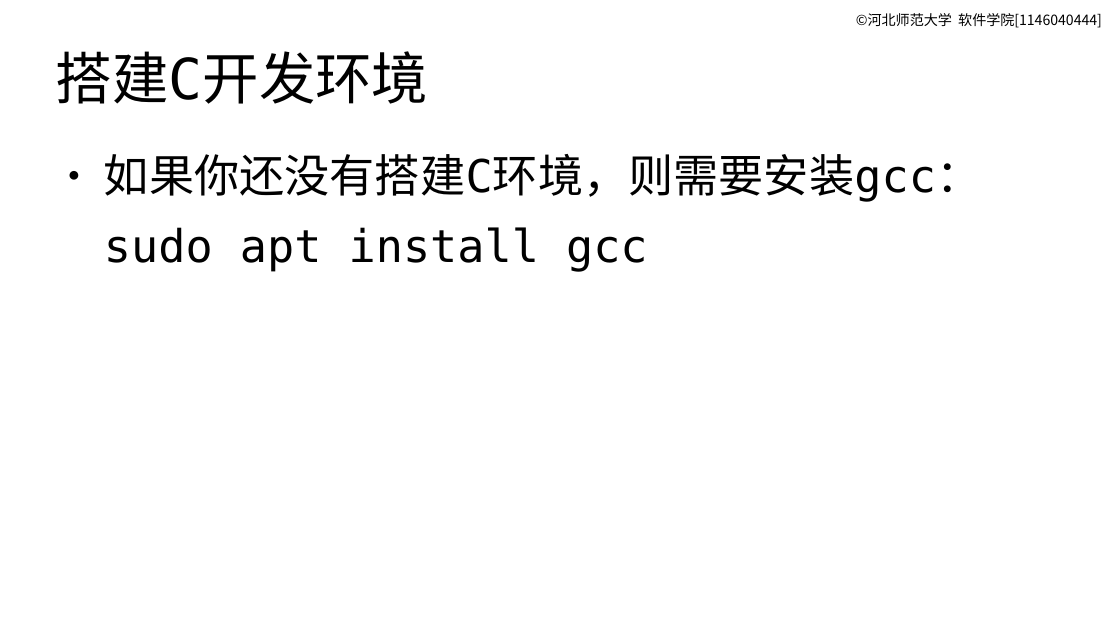
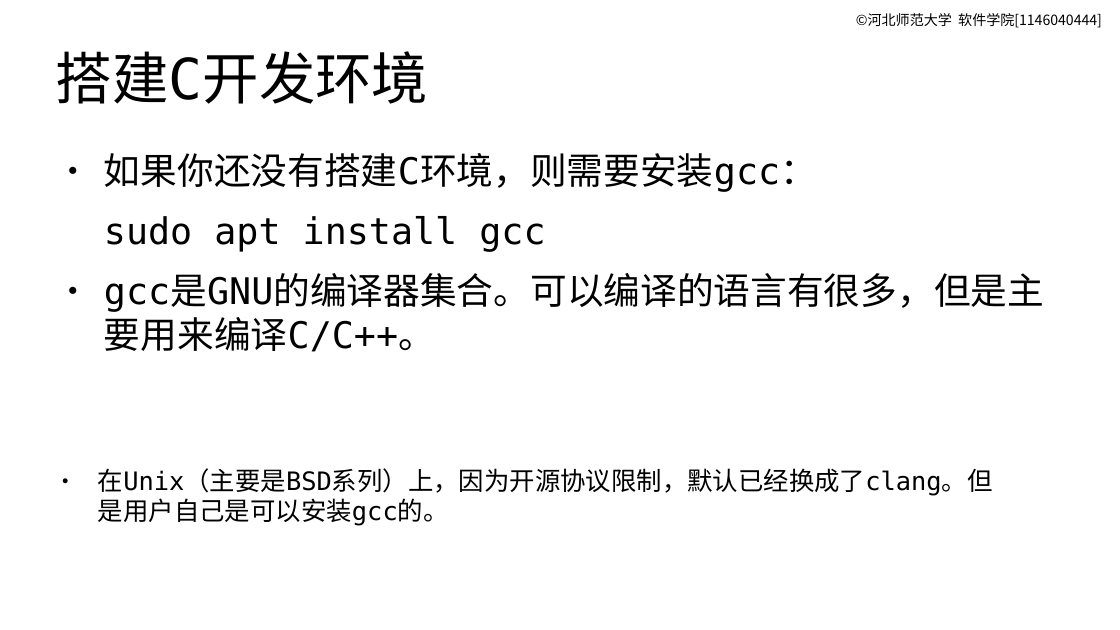
Before and after one commit to master-genius/linux-system, a slide deck: slide 2 of materials/slides/ch14-linux-c-env.odp. Drawn at 1120x630 pixels with LibreOffice and Linux fonts; fonts in the diff are those of the drawing. Boxes give left, top, right and bottom in pixels: in the first picture for what was removed or moved away, otherwise in the second. Text is boxed around its words. In the diff, an @@ line names an element or a change of style, - is before the commit and + after.

```diff
--- a/materials/slides/ch14-linux-c-env.odp
+++ b/materials/slides/ch14-linux-c-env.odp
@@ text at [104,153,817,252]: size 32 to 26 pt in "如果你还没有搭建C环境，则需要安装gcc：", "sudo apt install gcc" @@
@@ text at [104,274,1044,352]: paragraph added @@
+● gcc是GNU的编译器集合。可以编译的语言有很多，但是主要用来编译C/C++。
@@ text added at [98,468,993,526], 18 pt, text #000000 @@
+● 在Unix（主要是BSD系列）上，因为开源协议限制，默认已经换成了clang。但是用户自己是可以安装gcc的。
```
Also in this commit, not shown: 8 other slides changed, 3 slides added, 1 slide removed, 2 other files.
